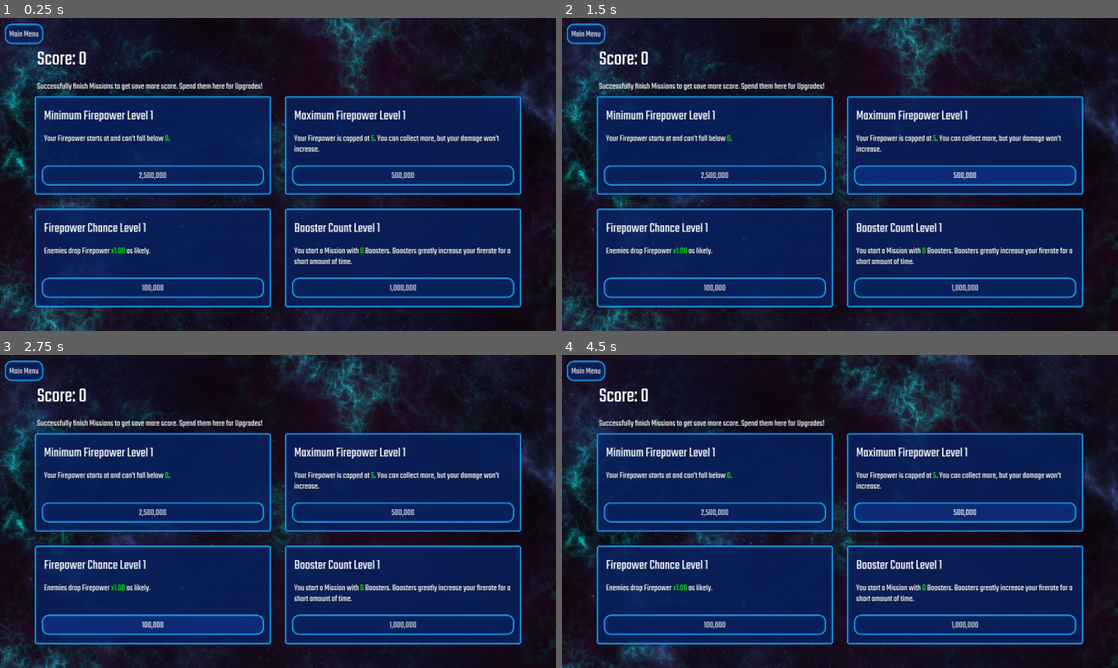
Above: before the commit, frames 1-4 (two rows, left to right).
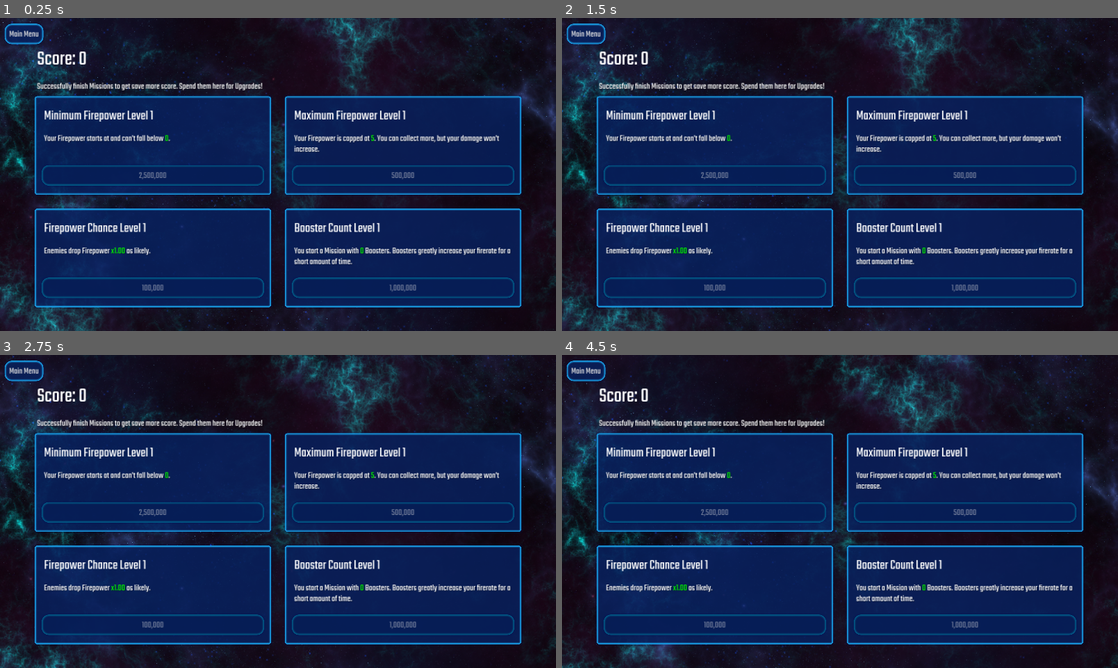
Above: after the commit, the same moments.

Repository: veprogames/numbercluck
Game: Godot game, scene res://src/shop_menu/shop_menu.tscn
The game is run twice, just before and just after one commit, with the same random seed, the same clock (stepped at 60 frames per second) and the same inputs. This scene is started directly instead of the project's main scene.
Inputs (mouse positions are in pixels of both pictures, inside the frame that each line leads up to):
- Up to frame 1 (0.25 s): no input
- Up to frame 2 (1.5 s): click (717, 174) at 0.5 s, where only the run before the commit has a clickable "2,500,000"; click (962, 174) at 1.25 s, where only the run before the commit has a clickable "500,000"
- Up to frame 3 (2.75 s): click (155, 624) at 2 s, where only the run before the commit has a clickable "100,000"
- Up to frame 4 (4.5 s): click (962, 624) at 2.75 s, where only the run before the commit has a clickable "1,000,000"; click (717, 511) at 3.5 s, where only the run before the commit has a clickable "2,500,000"; click (962, 511) at 4.25 s, where only the run before the commit has a clickable "500,000"

The runs differ from the first frame. In frame 1, 2.3% of the frame differs, in the area x 7-93%, y 47-90%; in frame 2, 4.4%; in frame 3, 4.3%; in frame 4, 4.4%.

Commit message:
improve upgrade ui, round mantissa function in formula

Diff:
--- a/assets/upgrades/upgrade_firepower_chance.tres
+++ b/assets/upgrades/upgrade_firepower_chance.tres
@@ -16,7 +16,7 @@
 
 [sub_resource type="Resource" id="Resource_pjerm"]
 script = ExtResource("2_tyxal")
-formula = "100000 * 2 ** x"
+formula = "rm(100000 * 2 ** x)"
 
 [resource]
 script = ExtResource("3_b4f6l")
--- a/assets/upgrades/upgrade_max_firepower.tres
+++ b/assets/upgrades/upgrade_max_firepower.tres
@@ -16,7 +16,7 @@
 
 [sub_resource type="Resource" id="Resource_pjerm"]
 script = ExtResource("1_d0fpq")
-formula = "500000 * 1.35 ** x"
+formula = "rm(500000 * 1.35 ** x)"
 
 [resource]
 script = ExtResource("1_5c7id")
@@ -25,4 +25,4 @@
 price_formula = SubResource("Resource_pjerm")
 effect_formula = SubResource("Resource_ldkpc")
 effect_display_options = SubResource("Resource_pm4fg")
-max_level = -1
+max_level = 5
--- a/assets/upgrades/upgrade_min_firepower.tres
+++ b/assets/upgrades/upgrade_min_firepower.tres
@@ -16,7 +16,7 @@
 
 [sub_resource type="Resource" id="Resource_pakew"]
 script = ExtResource("1_pyr13")
-formula = "2500000 * 1.35 ** x"
+formula = "rm(2500000 * 1.35 ** x)"
 
 [resource]
 script = ExtResource("1_xt0km")
@@ -25,4 +25,4 @@
 price_formula = SubResource("Resource_pakew")
 effect_formula = SubResource("Resource_1bji5")
 effect_display_options = SubResource("Resource_usohy")
-max_level = -1
+max_level = 10
--- a/project.godot
+++ b/project.godot
@@ -74,7 +74,7 @@
 [internationalization]
 
 locale/translations=PackedStringArray("res://assets/locale/de.po")
-locale/translations_pot_files=PackedStringArray("res://src/m …(682 unchanged characters)… ets/upgrades/upgrade_booster_count.tres")
+locale/translations_pot_files=PackedStringArray("res://src/m …(682 unchanged characters)… ets/upgrades/upgrade_booster_count.tres", "res://src/ui/upgrade_card.gd")
 
 [layer_names]
 
--- a/src/ui/upgrade_card.gd
+++ b/src/ui/upgrade_card.gd
@@ -18,7 +18,15 @@
 	label_title.text = "%s Level %d" % [tr(upgrade.definition.title), upgrade.level + 1]
 	label_description.text = tr(upgrade.definition.description) \
 		.replace("$$effect$$", "[color=lime]%s[/color]" % upgrade.format_effect())
-	button_buy.text = F.n(upgrade.get_price())
+	if upgrade.is_maxed():
+		button_buy.text = tr("Maxed")
+		button_buy.disabled = true
+	else:
+		button_buy.text = F.n(upgrade.get_price())
+		button_buy.disabled = !upgrade.can_afford()
+
+	var cursor: CursorShape = Control.CURSOR_ARROW if button_buy.disabled else Control.CURSOR_POINTING_HAND
+	button_buy.mouse_default_cursor_shape = cursor
 
 
 func _on_button_buy_pressed() -> void:
--- a/src/ui/upgrade_card.tscn
+++ b/src/ui/upgrade_card.tscn
@@ -37,6 +37,7 @@
 [node name="ButtonBuy" type="Button" parent="MarginContainer/VBoxContainer"]
 unique_name_in_owner = true
 layout_mode = 2
+mouse_default_cursor_shape = 2
 text = "0"
 
 [connection signal="pressed" from="MarginContainer/VBoxContainer/ButtonBuy" to="." method="_on_button_buy_pressed"]
--- a/src/upgrades/formula.gd
+++ b/src/upgrades/formula.gd
@@ -12,7 +12,12 @@
 
 
 func get_value(x: float) -> float:
-	var value: Variant = expression.execute([x])
+	var value: Variant = expression.execute([x], self)
 	if value is float:
 		return value
 	return 0.0
+
+
+func rm(num: float) -> float:
+	var factor: float = 10.0 ** (int(log(num) / log(10)) - 1)
+	return roundf(num / factor) * factor
--- a/src/upgrades/upgrade.gd
+++ b/src/upgrades/upgrade.gd
@@ -23,13 +23,21 @@
 	return definition.effect_formula.get_value(level)
 
 
+func is_maxed() -> bool:
+	return level >= definition.max_level and definition.max_level != -1
+
+
+func can_afford() -> bool:
+	return Game.saved_score >= get_price()
+
+
 func buy() -> bool:
 	var price: float = get_price()
 
-	if definition.max_level != -1 and level >= definition.max_level:
+	if is_maxed():
 		return false
 
-	if Game.saved_score < price:
+	if !can_afford():
 		return false
 
 	Game.saved_score -= price
Not shown, changed: assets/locale/base.pot
Binary file changed: assets/locale/de.mo
Not shown, changed: assets/locale/de.po
